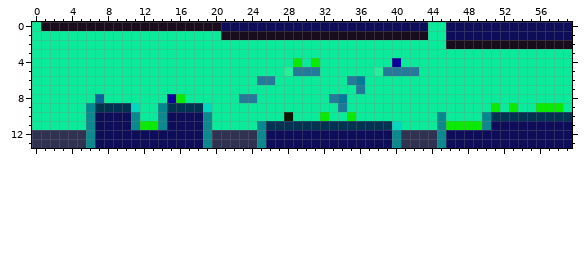
Pixel-art sprite, stored at res/lvls/9.png. This is how it looked before the edit.
The file is 60x14 pixels. Colours within 5 levels of each other are drawn and written as one.
And afterwards:
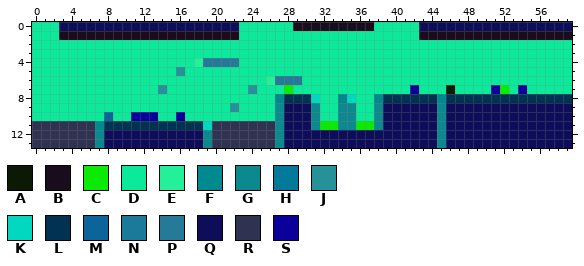
Palette (. is transparent): A #0b1905  B #190d1d  C #0bea04  D #0bea9a  E #24f09a  F #00898e  G #0c898e  H #037a9a  J #27919a  K #02d8c0  L #013251  M #0b649a  N #1b7a9a  P #257a9a  Q #0d0d5a  R #303251  S #0b019a
What changed:
Changed rows in their new state; - is an unchanged pixel.
first column x 0:
 0 -DDQQQQQQQQQQQQQQQQQQ--DDDDDDBBBBBBBBBDDDDD-QQ--------------
 1 ---BBBBBBBBBBBBBBBBBB--DDDDDDDDDDDDDDDDDDDD-BBBBBBBBBBBBBBBB
 2 ----------------------------------------------DDDDDDDDDDDDDD
 4 ------------------EPPPP------D-D--------D-------------------
 5 ----------------J-----------DDDD------DDDDD-----------------
 6 -------------------------DEPPP-----DD-----------------------
 7 --------------J---------J---C-------D-----S---A----SC-S-----
 8 -------D-------DD------DD--FLLLK-DFK--FLLLLLLFLLLLLLLLLLLLLL
 9 ------DDDDDD--DDDDDD--J----GQQQG--GG--GQQQQQQGQQQQQQQQQQQQQQ
10 ------DDMDDSSSDDSDDD-------GQQQGD-GG--GQQQQQQGQQQQQQQQQQQQQQ
11 RRRRRRRFLLLLLLLLLLLKRRRRRRRGQQQGCCGGCCGQQQQQQ-QQQQQ---------
12 ------RG-----------------RRG------------QQQQQ---------------
13 ------RG-----------------RRG------------QQQQQ---------------
